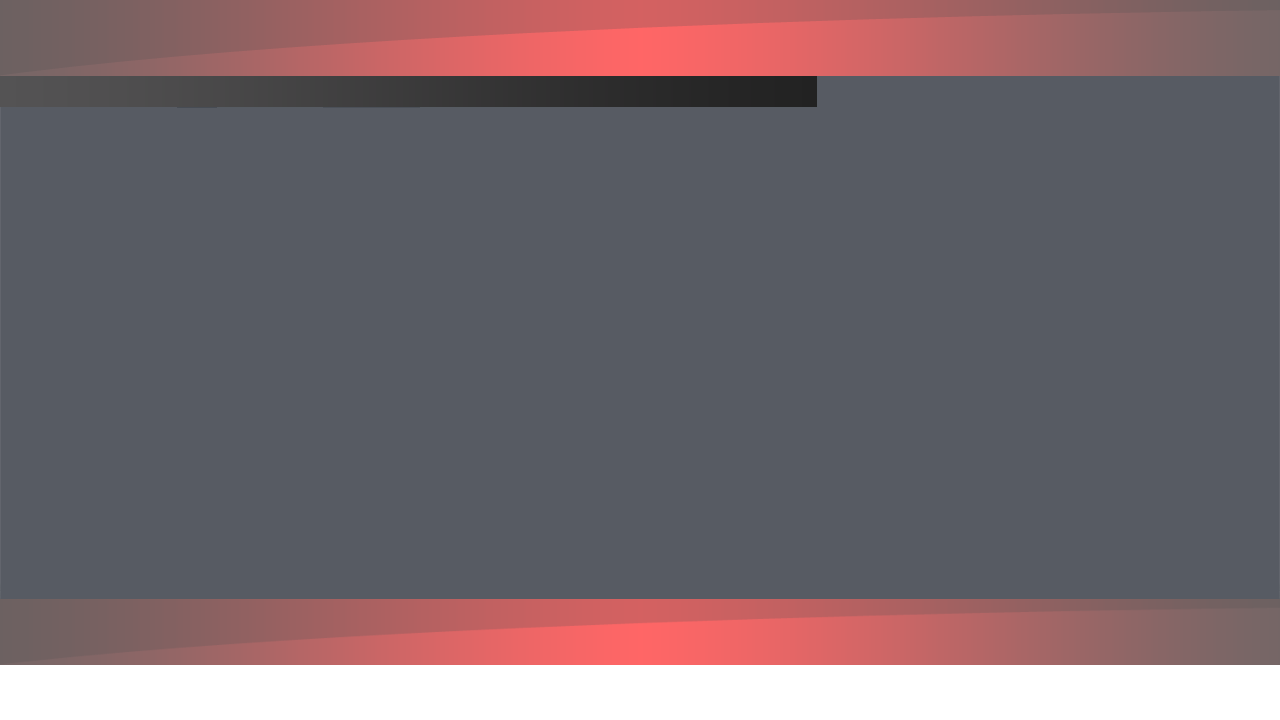
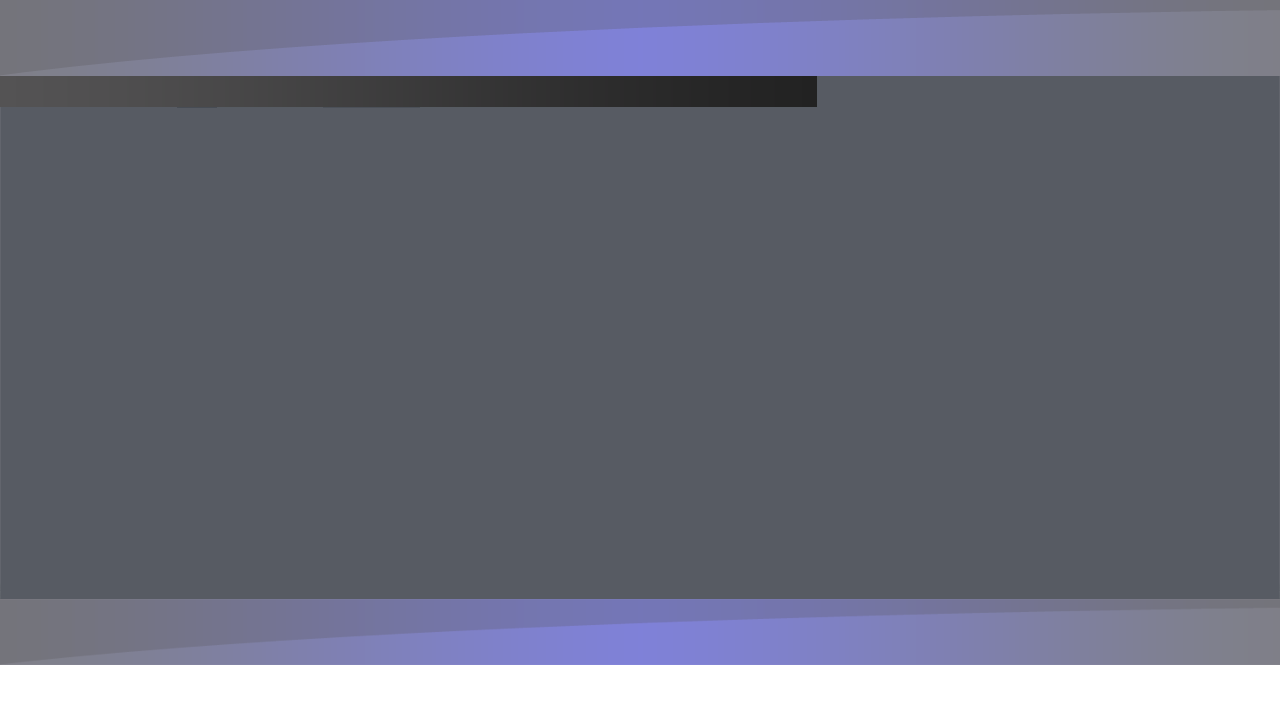
Two versions of the same layered image (1280 × 720). Layer-by-layer changes:
hid "Layer 2 copy 3", opacity 60% → 50% over <box>0,599,1280,665</box>
showed "Layer 2 copy 2", opacity 60% → 50% over <box>0,599,1280,665</box>
hid "Layer 2 copy 4", opacity 60% → 50% over <box>0,0,1280,76</box>
showed "Layer 2 copy", opacity 60% → 50% over <box>0,0,1280,76</box>
